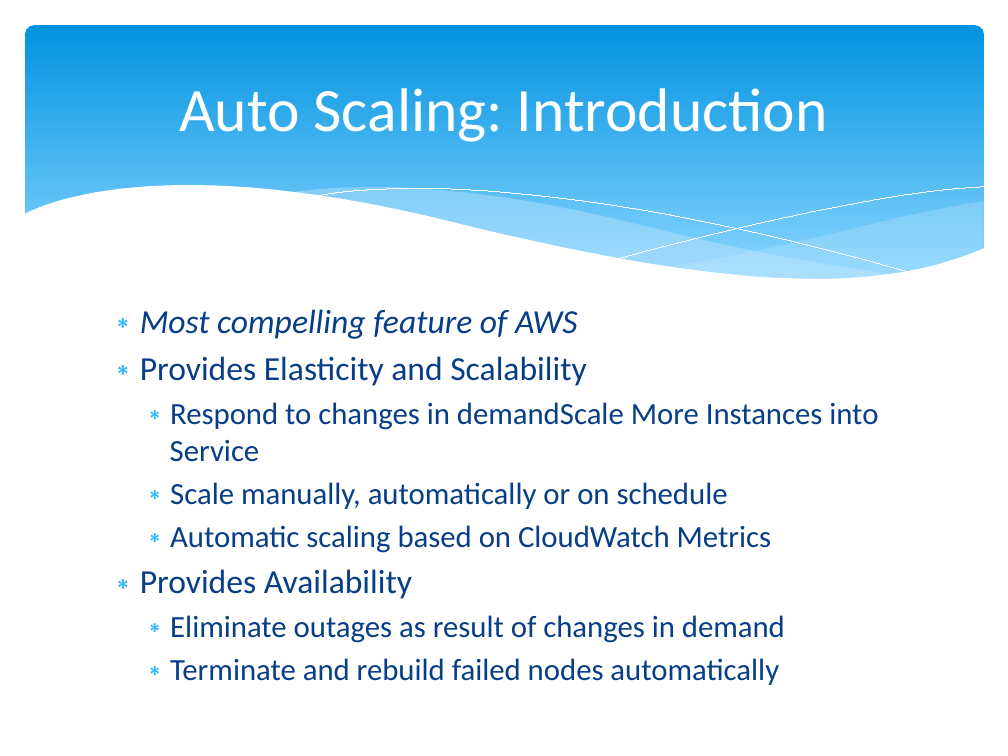
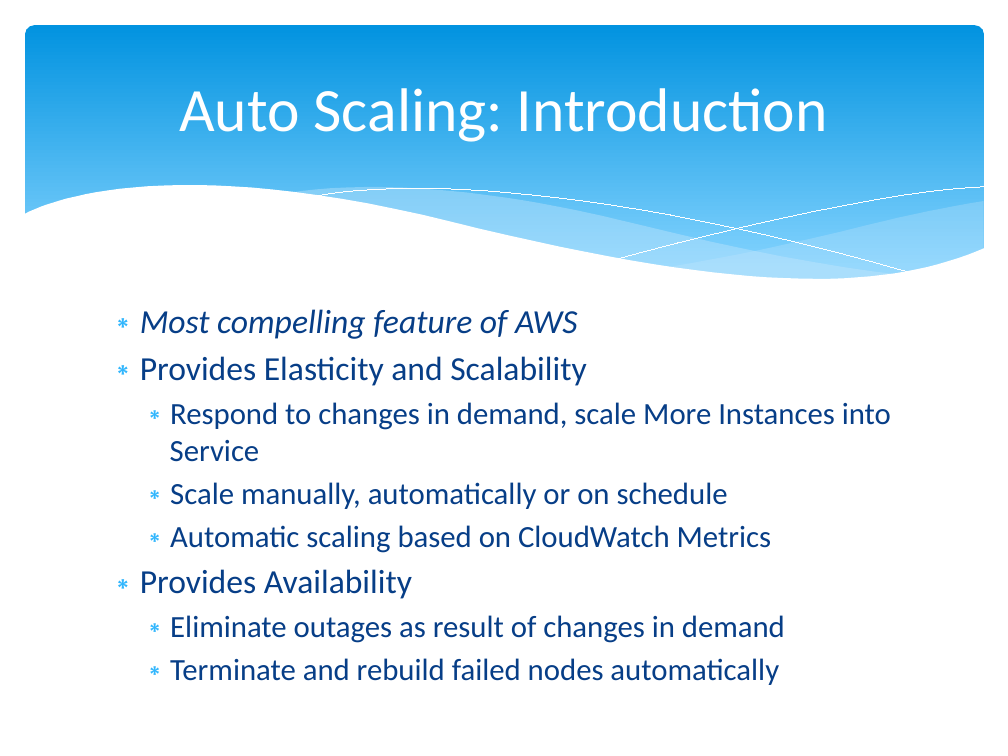
Before and after one commit to cloudavail/awstraining, a slide deck: slide 2 of aws-autoscaling/aws-autoscaling.pptx. Drawn at 1008x756 pixels with LibreOffice and Linux fonts; fonts in the diff are those of the drawing. Boxes give left, top, right and bottom in pixels: in the first picture for what was removed or moved away, otherwise in the second. Text is boxed around its words. In the diff, an @@ line names an element or a change of style, - is before the commit and + after.

```diff
--- a/aws-autoscaling/aws-autoscaling.pptx
+++ b/aws-autoscaling/aws-autoscaling.pptx
@@ text at (170,402,891,462): text changed @@
-  ∗ Respond to changes in demandScale More Instances into Service
+  ∗ Respond to changes in demand, scale More Instances into Service
```
Also in this commit, not shown: 1 other slide changed, 5 other files.
